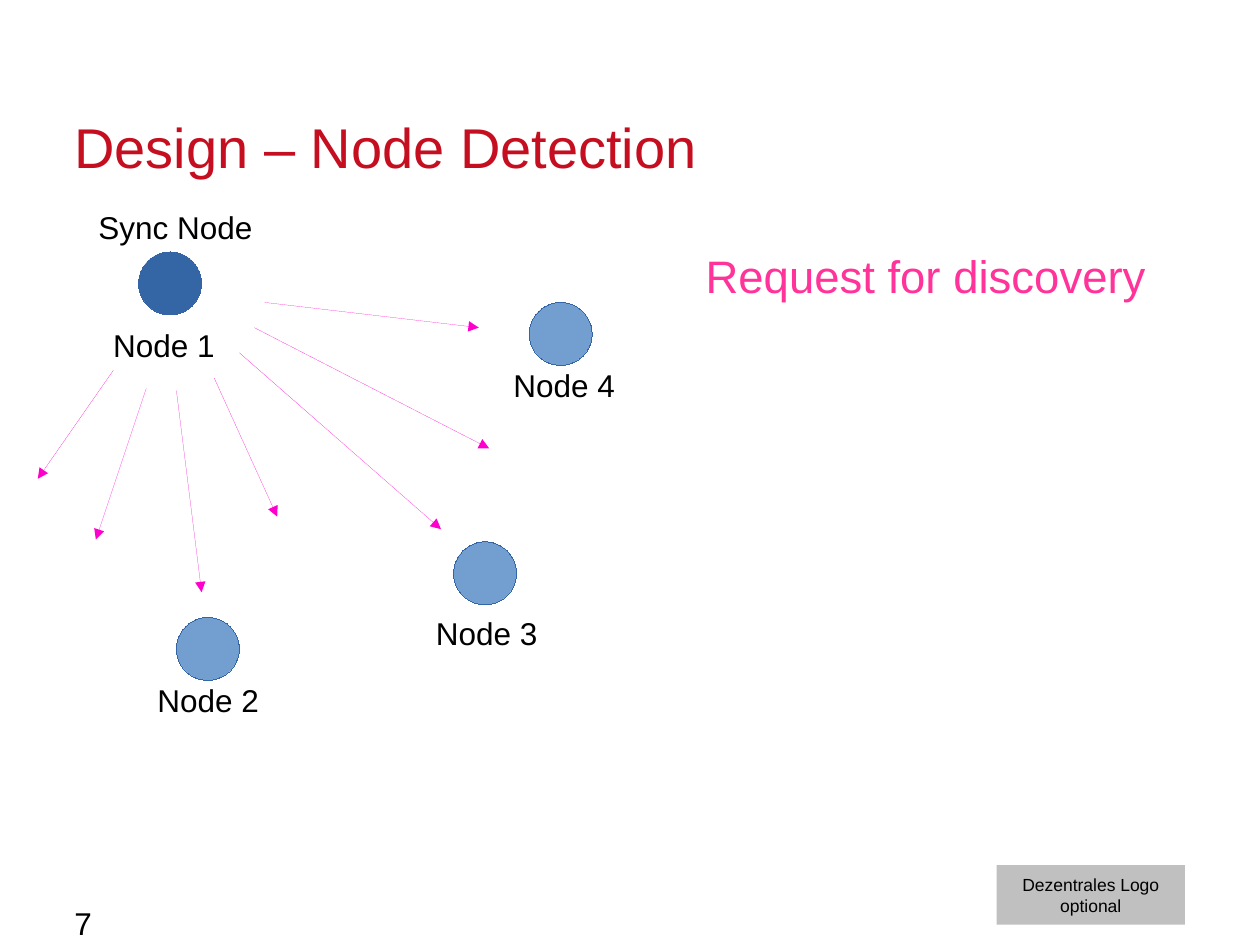
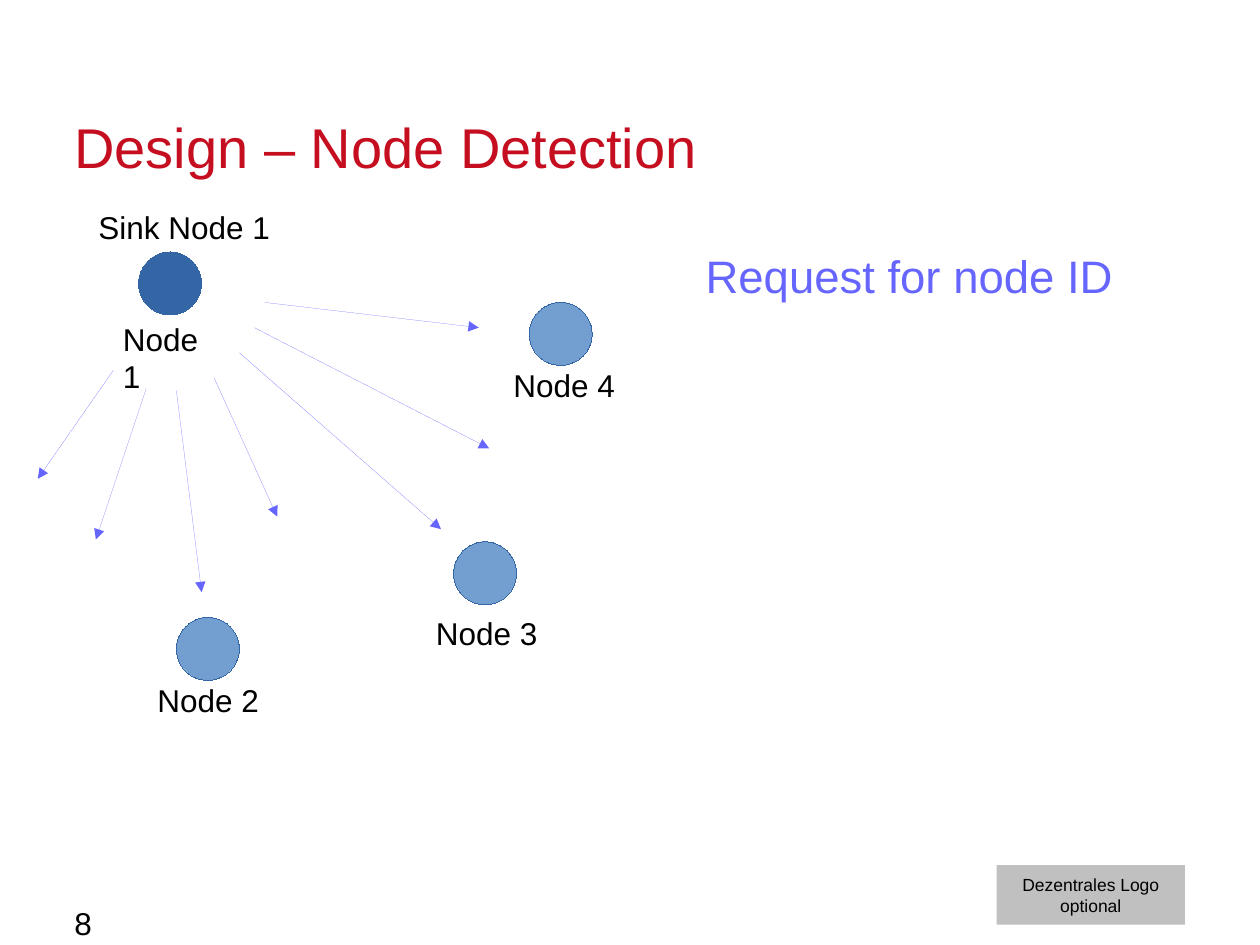
Before and after one commit to moritzschaefer/SensorSequence, a slide deck: slide 8 of docs/MeilensteinNrOne.odp (slide 7 before the commit). Drawn at 1260x945 pixels with LibreOffice and Linux fonts; fonts in the diff are those of the drawing; background and template pictures are left out. Boxes give left, top, right and bottom in pixels: in the first picture for what was removed or moved away, otherwise in the second. Text is boxed around its words. In the diff, an @@ line names an element or a change of style, - is before the commit and + after.

```diff
--- a/docs/MeilensteinNrOne.odp
+++ b/docs/MeilensteinNrOne.odp
@@ text at bbox=[98, 216, 270, 240]: text changed @@
-Sync Node
+Sink Node 1
@@ text at bbox=[706, 260, 1112, 302]: text changed; text colour #FF3399 to #6666FF @@
-Request for discovery
+Request for node ID
@@ text "Node 1" rewrapped from bbox=[113, 334, 215, 358] to bbox=[123, 328, 198, 388] @@
@@ arrow (255, 328) - (489, 449): stroke #FF00CC 0 pt to #6666FF 0 pt @@
@@ arrow (265, 302) - (479, 328): stroke #FF00CC 0 pt to #6666FF 0 pt @@
@@ arrow (239, 353) - (441, 529): stroke #FF00CC 0 pt to #6666FF 0 pt @@
@@ arrow (113, 370) - (38, 479): stroke #FF00CC 0 pt to #6666FF 0 pt @@
@@ arrow (146, 388) - (96, 539): stroke #FF00CC 0 pt to #6666FF 0 pt @@
@@ arrow (214, 378) - (277, 517): stroke #FF00CC 0 pt to #6666FF 0 pt @@
@@ arrow (176, 391) - (202, 592): stroke #FF00CC 0 pt to #6666FF 0 pt @@
@@ page number at bbox=[74, 913, 92, 936]: text changed @@
-7
+8
```
Also in this commit, not shown: 10 other slides changed, 12 slides added, 6 slides removed, 1 other file.
